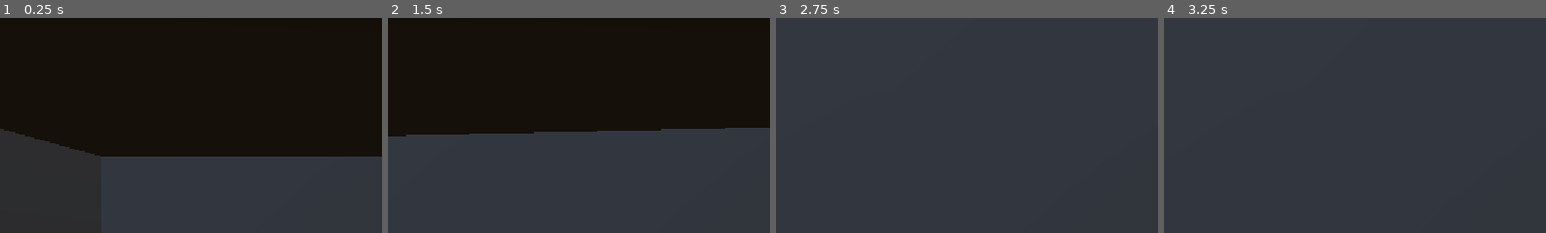
Above: before the commit, frames 1-4 (left to right).
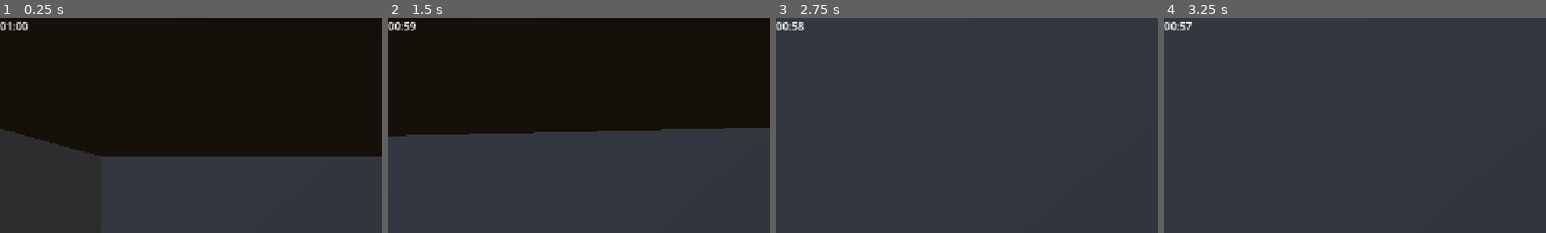
Above: after the commit, the same moments.

Repository: cdevelopment010/panic-packing
Game: Godot game, scene res://Level/level.tscn
Same seed, same stepped clock (60 frames per second), same inputs: the game is played once before the commit and once after it. This scene is started directly instead of the project's main scene.
Inputs (mouse positions are % of the whole screen's width and height, from its top left):
- Up to frame 1 (0.25 s): no input
- Up to frame 2 (1.5 s): tap Enter at 0.5 s; move the mouse to (55, 50) at 0.52 s; hold W (move_forward) from 0.53 s (still down); tap E (interact) at 0.6, 1.35 s; click (55, 50) at 0.67 s; tap Space (jump) at 0.77 s; move the mouse to (45, 50) at 1.27 s; click (45, 50) at 1.42 s
- Up to frame 3 (2.75 s): keep holding W (move_forward); tap Space (jump) at 1.52 s; move the mouse to (52, 48) at 2.02 s; tap E (interact) at 2.1 s; click (52, 48) at 2.17 s
- Up to frame 4 (3.25 s): keep holding W (move_forward); tap Space (jump) at 2.75, 3.02 s; move the mouse to (49, 52) at 2.77 s; tap E (interact) at 2.85 s; click (49, 52) at 2.92 s
The pictures show only the part of the screen within x 0-50%, y 0-50%; the shares and areas given below are measured in that part.

The runs differ from the first frame. In frame 1, 0.2% of the frame differs, in the area x 0-8%, y 1-6%; in frame 2, 0.2%; in frame 3, 0.2%; in frame 4, 0.2%.
Error before the commit: Trying to assign value of type 'StaticBody3D' to a variable of type 'RigidBody3D'. (res://Player/player.gd:32)
Error after the commit: Trying to assign value of type 'StaticBody3D' to a variable of type 'RigidBody3D'. (res://Player/player.gd:27)

Commit message:
Feat: Suitcase, timer, force drop
Added a placeholder area for the suitcase.
Added basic level timer.
Added option to throw objects by holding down interact

Diff:
--- /dev/null
+++ b/Level/hud.gd
@@ -0,0 +1,22 @@
+extends Control
+
+
+var level_time : int = 60
+
+func _ready() -> void:
+	level_time = 60
+	update_timer_text()
+
+
+func update_timer_text():
+	var minutes = floor(level_time / 60)
+	var seconds = floor(level_time % 60)
+	$Label.text = str("%02d" % minutes) + ":" + str("%02d" % seconds)
+
+
+func _on_game_timer_timeout() -> void:
+	if level_time <= 0:
+		print("Game Over")
+	else:
+		level_time -= 1
+		update_timer_text()
--- /dev/null
+++ b/Level/hud.tscn
@@ -0,0 +1,23 @@
+[gd_scene format=3 uid="uid://dxl4g1p8c7mk7"]
+
+[ext_resource type="Script" uid="uid://bopn1h4rbt4cq" path="res://Level/hud.gd" id="1_3rfm3"]
+
+[node name="HUD" type="Control" unique_id=964813875]
+layout_mode = 3
+anchors_preset = 15
+anchor_right = 1.0
+anchor_bottom = 1.0
+grow_horizontal = 2
+grow_vertical = 2
+script = ExtResource("1_3rfm3")
+
+[node name="GameTimer" type="Timer" parent="." unique_id=400513828]
+autostart = true
+
+[node name="Label" type="Label" parent="." unique_id=906386964]
+layout_mode = 1
+offset_right = 42.0
+offset_bottom = 23.0
+text = "00:00"
+
+[connection signal="timeout" from="GameTimer" to="." method="_on_game_timer_timeout"]
--- a/Level/level.gd
+++ b/Level/level.gd
@@ -7,7 +7,7 @@
 
 
 # Called every frame. 'delta' is the elapsed time since the previous frame.
-func _process(delta: float) -> void:
+func _process(_delta: float) -> void:
 	pass
 
 
--- a/Level/level.tscn
+++ b/Level/level.tscn
@@ -2,6 +2,8 @@
 
 [ext_resource type="PackedScene" uid="uid://dadordkfbmju4" path="res://Player/player.tscn" id="1_o6mkr"]
 [ext_resource type="Script" uid="uid://b5bgkhvvawyjo" path="res://Level/level.gd" id="1_qmtf6"]
+[ext_resource type="PackedScene" uid="uid://dxl4g1p8c7mk7" path="res://Level/hud.tscn" id="2_52x1o"]
+[ext_resource type="PackedScene" uid="uid://dhb8nbqwgnk7" path="res://Level/suitcase.tscn" id="3_uawph"]
 
 [sub_resource type="ProceduralSkyMaterial" id="ProceduralSkyMaterial_o6mkr"]
 sky_horizon_color = Color(0.66224277, 0.6717428, 0.6867428, 1)
@@ -36,13 +38,19 @@
 [sub_resource type="ConvexPolygonShape3D" id="ConvexPolygonShape3D_uawph"]
 points = PackedVector3Array(-10.666668, -2.666667, -0.4166667, 10.666668, 2.666667, 0.5833333, 10.666668, 2.666667, -0.4166667, -10.666668, 2.666667, 0.5833333, 10.666668, -2.666667, 0.5833333, 10.666668, -2.666667, -0.4166667, -10.666668, 2.666667, -0.4166667, -10.666668, -2.666667, 0.5833333)
 
+[sub_resource type="StandardMaterial3D" id="StandardMaterial3D_qmtf6"]
+albedo_color = Color(0.9144158, 0.42102697, 0.4182364, 1)
+
 [sub_resource type="BoxMesh" id="BoxMesh_rtkpu"]
+material = SubResource("StandardMaterial3D_qmtf6")
 
 [sub_resource type="ConvexPolygonShape3D" id="ConvexPolygonShape3D_52x1o"]
 points = PackedVector3Array(-0.5, -0.5, -0.5, 0.5, 0.5, 0.5, 0.5, -0.5, 0.5, 0.5, 0.5, -0.5, -0.5, 0.5, 0.5, 0.5, -0.5, -0.5, -0.5, -0.5, 0.5, -0.5, 0.5, -0.5)
 
 [node name="Level" type="Node3D" unique_id=1200555673]
 script = ExtResource("1_qmtf6")
+
+[node name="HUD" parent="." unique_id=964813875 instance=ExtResource("2_52x1o")]
 
 [node name="WorldEnvironment" type="WorldEnvironment" parent="." unique_id=961055816]
 environment = SubResource("Environment_uawph")
@@ -129,4 +137,7 @@
 [node name="CollisionShape3D" type="CollisionShape3D" parent="PickupItem" unique_id=1180473221]
 shape = SubResource("ConvexPolygonShape3D_52x1o")
 
+[node name="Suitcase" parent="." unique_id=201595260 instance=ExtResource("3_uawph")]
+transform = Transform3D(1, 0, 0, 0, 1, 0, 0, 0, 1, -7, 0.2631473, 0)
+
 [connection signal="drop_item" from="Player" to="." method="_on_player_drop_item"]
--- /dev/null
+++ b/Level/suitcase.gd
@@ -0,0 +1,17 @@
+extends Area3D
+
+
+# Called when the node enters the scene tree for the first time.
+func _ready() -> void:
+	pass # Replace with function body.
+
+
+# Called every frame. 'delta' is the elapsed time since the previous frame.
+func _process(_delta: float) -> void:
+	pass
+
+
+func _on_body_entered(body: Node3D) -> void:
+	if body.is_in_group("items"):
+		body.call_deferred("queue_free")
+		# Need to store what items have been packed.
--- /dev/null
+++ b/Level/suitcase.tscn
@@ -0,0 +1,24 @@
+[gd_scene format=3 uid="uid://dhb8nbqwgnk7"]
+
+[ext_resource type="Script" uid="uid://dgpe2iwigph8x" path="res://Level/suitcase.gd" id="1_0nu3j"]
+
+[sub_resource type="StandardMaterial3D" id="StandardMaterial3D_db6cj"]
+albedo_color = Color(0.497348, 0.8206302, 0.4152046, 1)
+
+[sub_resource type="BoxMesh" id="BoxMesh_6t3ff"]
+material = SubResource("StandardMaterial3D_db6cj")
+size = Vector3(1, 0.3, 1)
+
+[sub_resource type="ConcavePolygonShape3D" id="ConcavePolygonShape3D_hekbu"]
+data = PackedVector3Array(-0.5, 0.14999999, 0.5, 0.5, 0.14999999, 0.5, -0.5, -0.14999999, 0.5, 0.5, 0.14999999, 0.5, 0.5, -0.14999999, 0.5, -0.5, -0.14999999, 0.5, 0.5, 0.14999999, -0.5, -0.5, 0.14999999, -0.5, 0.5, -0.14999999, -0.5, -0.5, 0.14999999, -0.5, -0.5, -0.14999999, -0.5, 0.5, -0.14999999, -0.5, 0.5, 0.14999999, 0.5, 0.5, 0.14999999, -0.5, 0.5, -0.14999999, 0.5, 0.5, 0.14999999, -0.5, 0.5, -0.14999999, -0.5, 0.5, -0.14999999, 0.5, -0.5, 0.14999999, -0.5, -0.5, 0.14999999, 0.5, -0.5, -0.14999999, -0.5, -0.5, 0.14999999, 0.5, -0.5, -0.14999999, 0.5, -0.5, -0.14999999, -0.5, 0.5, 0.14999999, 0.5, -0.5, 0.14999999, 0.5, 0.5, 0.14999999, -0.5, -0.5, 0.14999999, 0.5, -0.5, 0.14999999, -0.5, 0.5, 0.14999999, -0.5, -0.5, -0.14999999, 0.5, 0.5, -0.14999999, 0.5, -0.5, -0.14999999, -0.5, 0.5, -0.14999999, 0.5, 0.5, -0.14999999, -0.5, -0.5, -0.14999999, -0.5)
+
+[node name="Suitcase" type="Area3D" unique_id=201595260]
+script = ExtResource("1_0nu3j")
+
+[node name="MeshInstance3D" type="MeshInstance3D" parent="." unique_id=527220107]
+mesh = SubResource("BoxMesh_6t3ff")
+
+[node name="CollisionShape3D" type="CollisionShape3D" parent="." unique_id=1196273167]
+shape = SubResource("ConcavePolygonShape3D_hekbu")
+
+[connection signal="body_entered" from="." to="." method="_on_body_entered"]
--- a/Player/player.gd
+++ b/Player/player.gd
@@ -11,6 +11,8 @@
 
 var mouse_motion := Vector2.ZERO
 var holding_item: bool = false
+var charging_item: bool = false
+var force: float = 0.0
 var current_object
 
 func _ready() -> void:
@@ -21,25 +23,37 @@
 	handle_camera_rotation()
 
 	label.hide()
-	if Input.is_action_just_pressed("interact") and holding_item and current_object != null:
-		print("drop item")
-		drop_item.emit(current_object, 10)
-		holding_item = false
-		current_object = null
-
-
 	if %SeeCast.is_colliding():
 		var target: RigidBody3D = %SeeCast.get_collider()
 		if target != null and target.is_in_group("items"):
 			label.show()
-			if Input.is_action_just_pressed("interact") and not holding_item:
+
+	if Input.is_action_just_pressed("interact"):
+		if not charging_item and holding_item:
+			charging_item = true
+		elif %SeeCast.is_colliding() and not holding_item:
+
+			var target: RigidBody3D = %SeeCast.get_collider()
+			if target != null and target.is_in_group("items"):
+				charging_item = false
+				force = 0.0
 				target.reparent(marker_3d)
 				target.freeze = true
 				target.freeze_mode = RigidBody3D.FREEZE_MODE_KINEMATIC
 				current_object = target
 				target.set_collision_layer_value(1,false)
 				holding_item = true
-				#target.interact()
+	if charging_item and force < 20.0:
+		force += delta * 10
+		force = clampf(force, 0.5, 20.0)
+
+	if Input.is_action_just_released("interact") and charging_item:
+		drop_item.emit(current_object, force)
+		charging_item = false
+		force = 0.0
+		holding_item = false
+		current_object = null
+
 
 
 	# Add the gravity.
@@ -69,7 +83,10 @@
 		mouse_motion = -event.relative * 0.001 # 0.001 can be thought of as sensistivity. Negative so the camera moves in the same way.
 	if event.is_action_pressed("ui_cancel"):
 		Input.mouse_mode = Input.MOUSE_MODE_VISIBLE
-
+	if (event is InputEventMouseButton
+		and event.button_index == MouseButton.MOUSE_BUTTON_LEFT
+		and Input.mouse_mode == Input.MOUSE_MODE_VISIBLE):
+		Input.mouse_mode = Input.MOUSE_MODE_CAPTURED
 func handle_camera_rotation() -> void:
 	#rotate player
 	rotate_y(mouse_motion.x)
Not shown, added: Level/hud.gd.uid
Not shown, added: Level/suitcase.gd.uid
Not shown, changed: To-do.md
